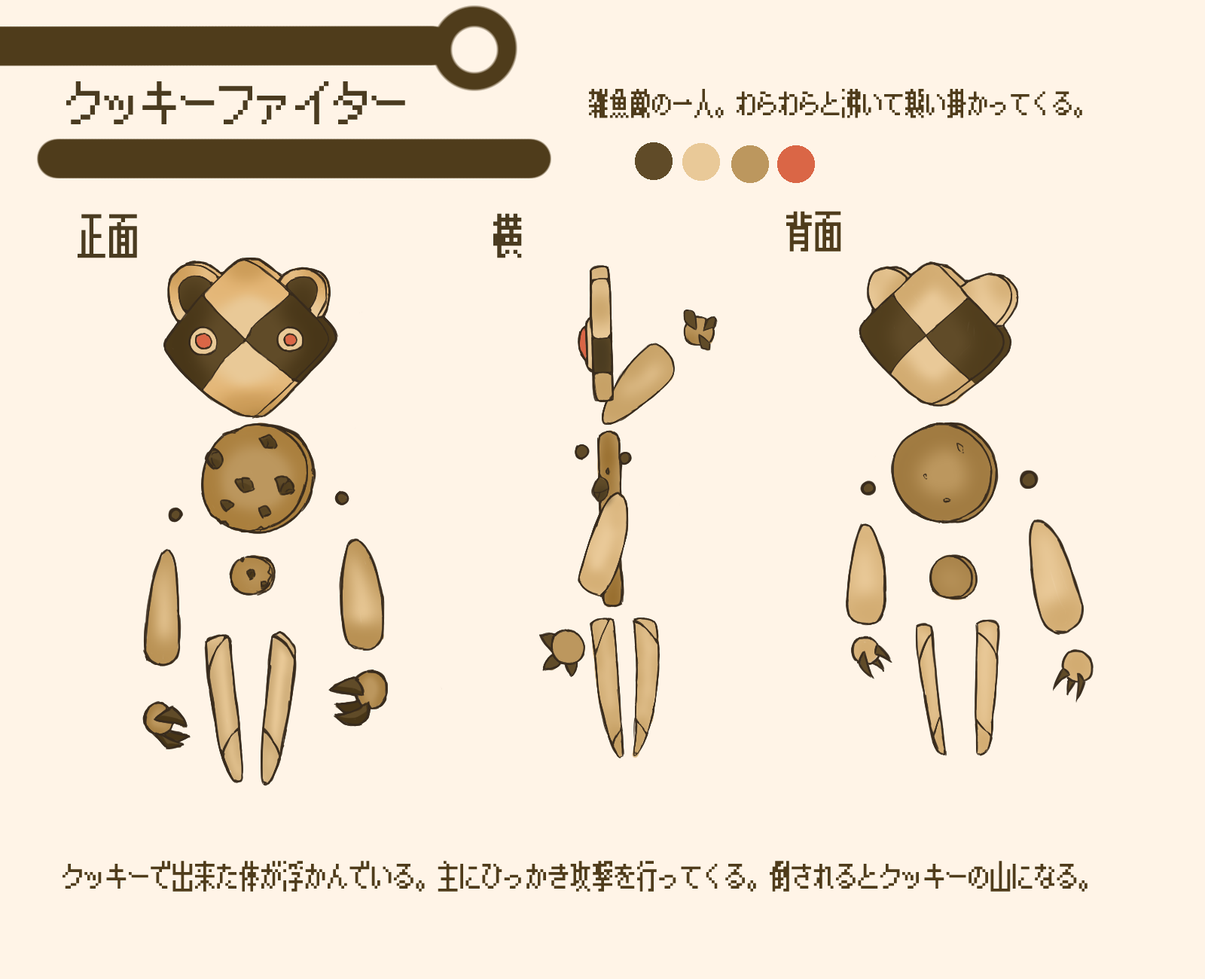
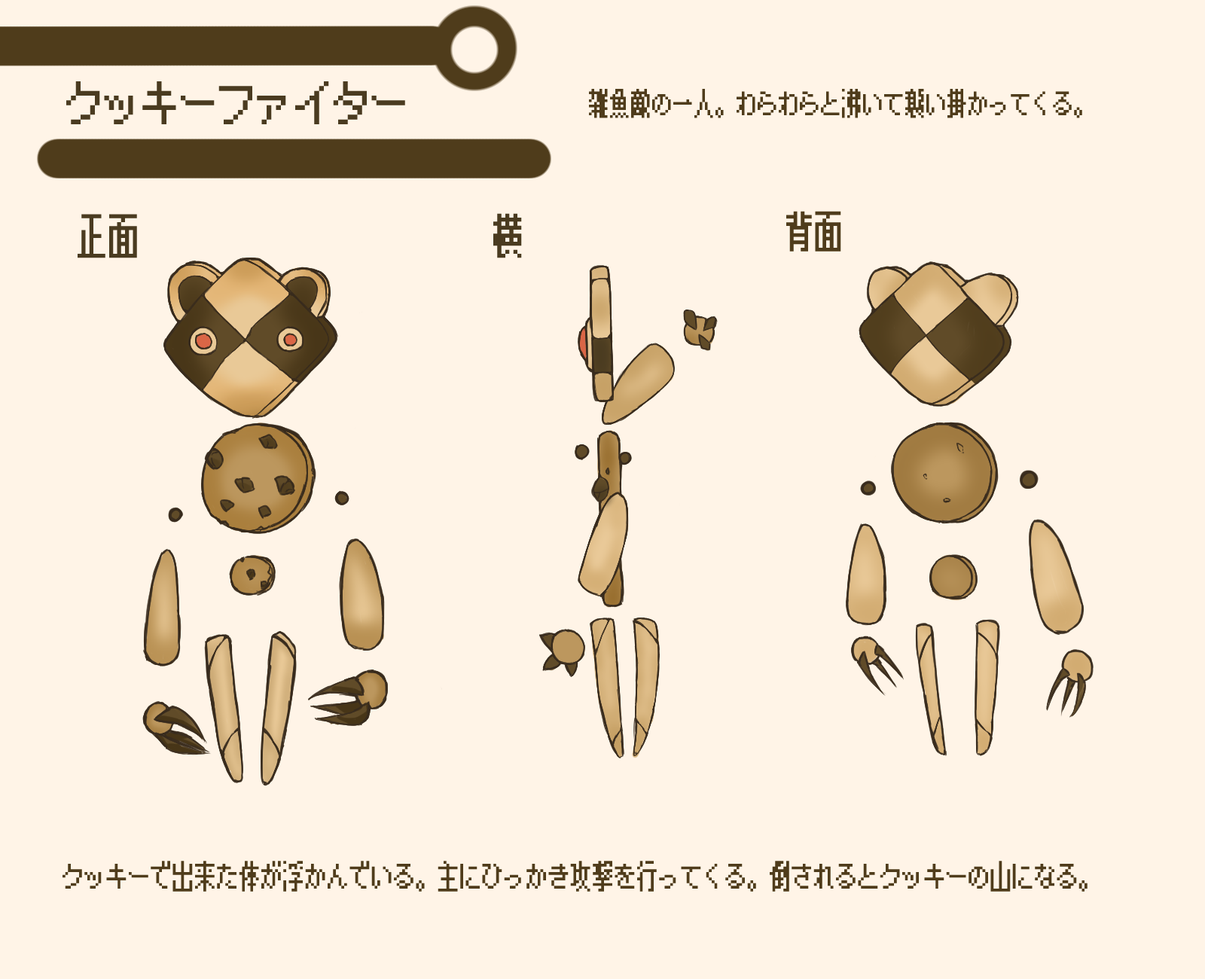
Layered file, before and after one edit (1205x979). Changes by layer:
removed layer "レイヤー 9" over [634, 142, 815, 183]
painted on "線画" over [165, 648, 1086, 756]
painted on "レイヤー 6" over [165, 660, 888, 755]
painted on "レイヤー 2" over [165, 648, 1086, 755]
